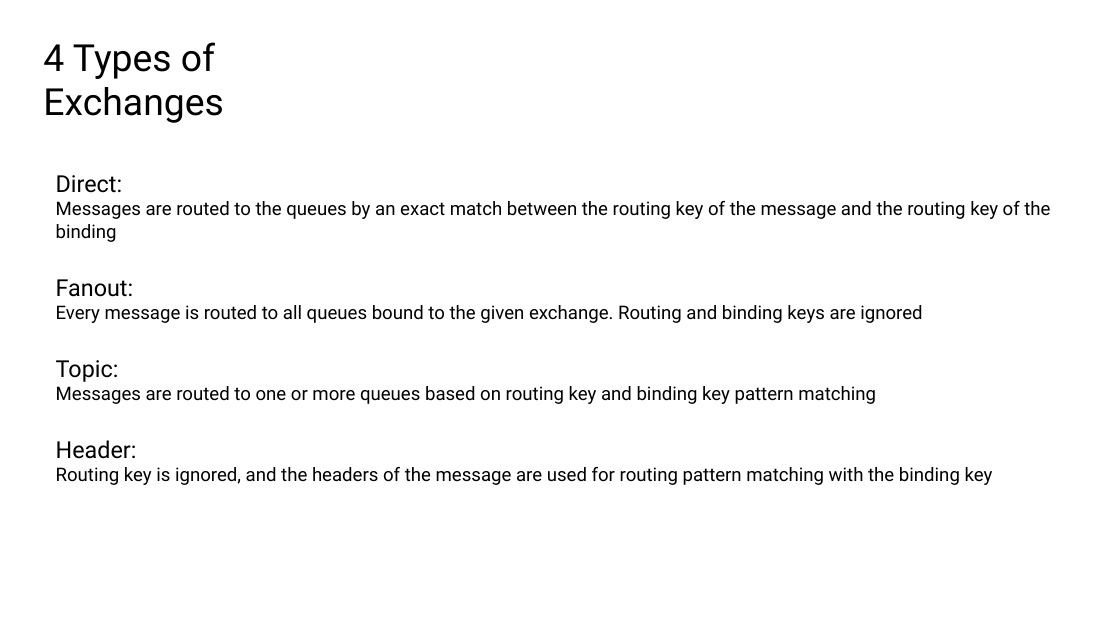
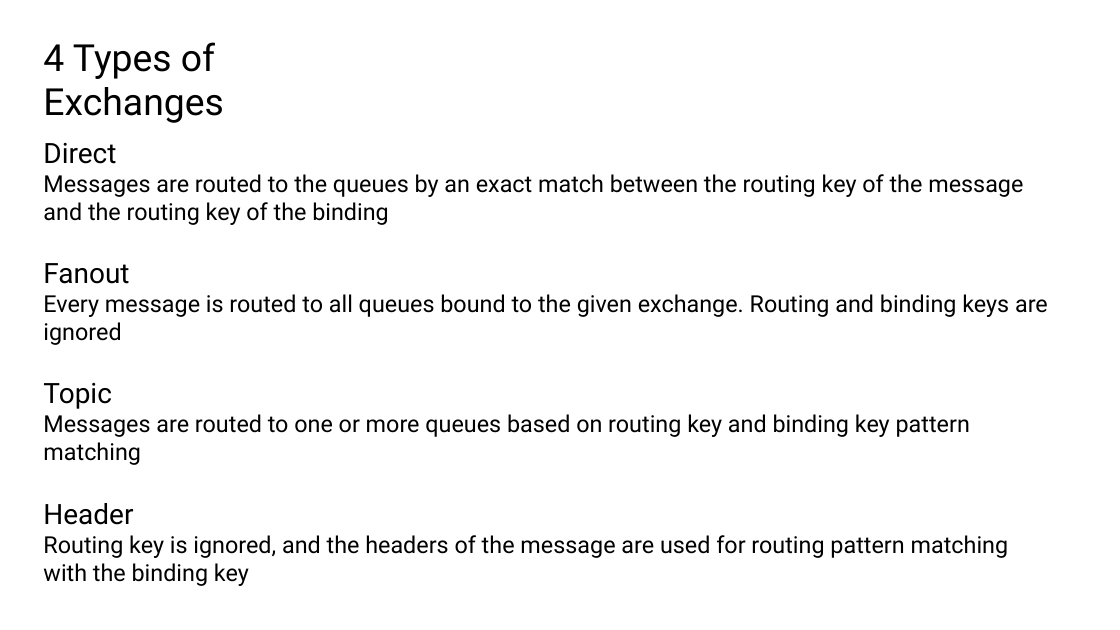
Before and after one commit to roblappcoupa/rabbitmq-presentation, a slide deck: slide 17 of Docs/RabbitMQ.pptx (slide 14 before the commit). Drawn at 1120x630 pixels with LibreOffice and Linux fonts; fonts in the diff are those of the drawing. Boxes give left, top, right and bottom in pixels: in the first picture for what was removed or moved away, otherwise in the second. Text is boxed around its words. In the diff, an @@ line names an element or a change of style, - is before the commit and + after.

```diff
--- a/Docs/RabbitMQ.pptx
+++ b/Docs/RabbitMQ.pptx
@@ text "Direct": place and size @@
-text "Direct" at [56,175,1050,242]
+text "Direct" at [43,143,1023,225]
@@ text at [43,143,116,164]: text changed; size 20 to 24 pt @@
-Direct:
+Direct
@@ text at [43,174,1023,225]: size 16 to 20 pt @@
@@ text "Fanout": place and size @@
-text "Fanout" at [56,279,922,323]
+text "Fanout" at [43,263,1048,345]
@@ text at [43,263,129,284]: text changed; size 20 to 24 pt @@
-Fanout:
+Fanout
@@ text at [43,294,1048,345]: size 16 to 20 pt @@
@@ text "Topic": place and size @@
-text "Topic" at [56,360,876,404]
+text "Topic" at [43,383,970,465]
@@ text at [43,383,111,409]: text changed; size 20 to 24 pt @@
-Topic:
+Topic
@@ text at [43,414,970,465]: size 16 to 20 pt @@
@@ text "Header": place and size @@
-text "Header" at [56,440,993,485]
+text "Header" at [43,503,1009,586]
@@ text at [43,503,133,525]: text changed; size 20 to 24 pt @@
-Header:
+Header
@@ text at [43,535,1009,586]: size 16 to 20 pt @@
```
Also in this commit, not shown: 14 other slides changed, 3 slides added, 1 other file.
